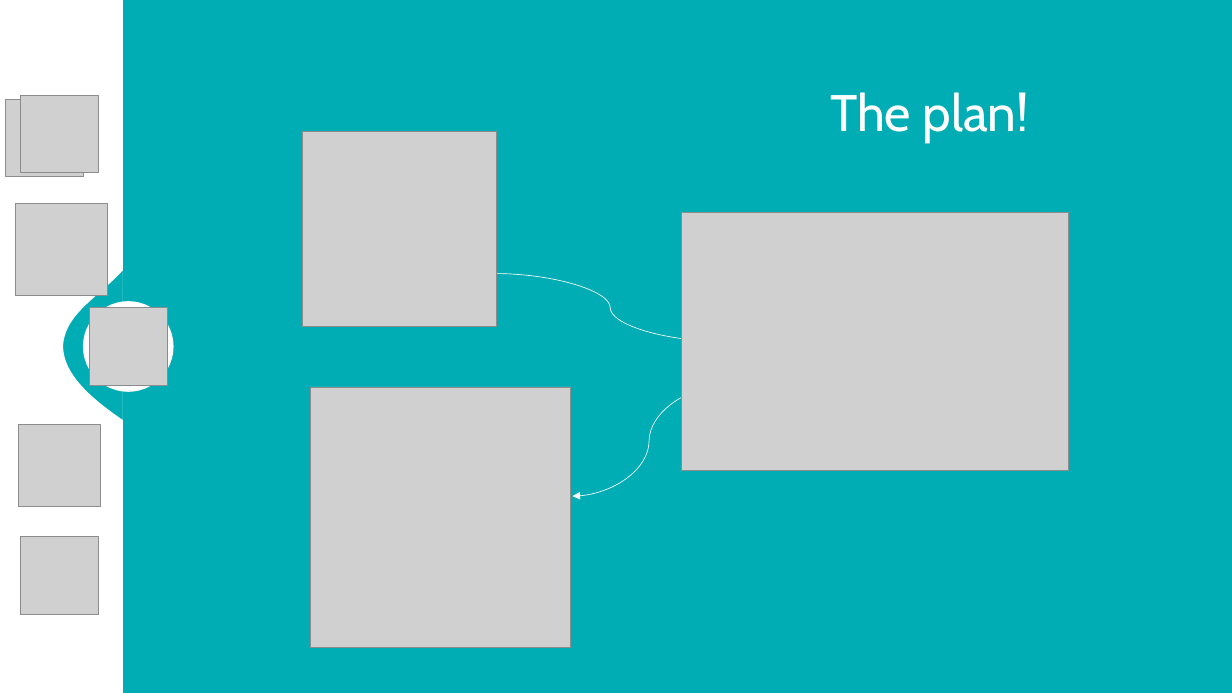
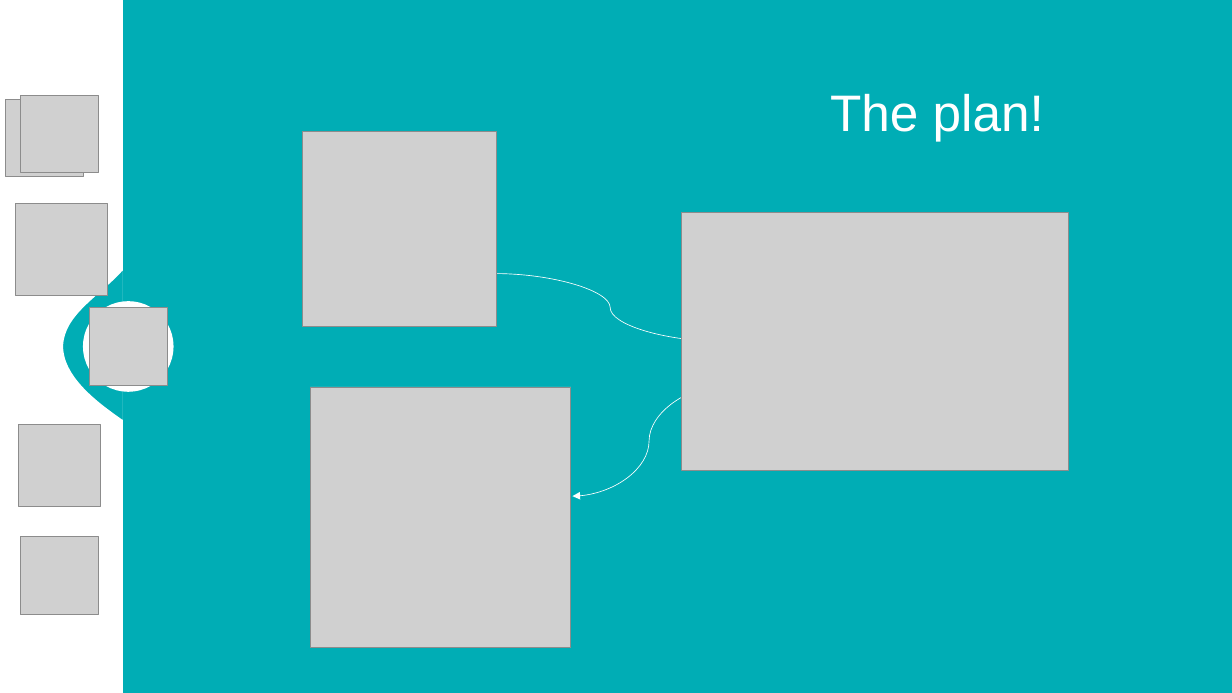
Before and after one commit to TYAtanasov21/Chemistry_Clash, a slide deck: slide 3 of documents/Presentation - Chemistry clash.pptx. Drawn at 1232x693 pixels with LibreOffice and Linux fonts; fonts in the diff are those of the drawing; grey boxes stand for pictures; background and template pictures are left out. Boxes give left, top, right and bottom in pixels: in the first picture for what was removed or moved away, otherwise in the second. Text is boxed around its words. In the diff, an @@ line names an element or a change of style, - is before the commit and + after.

Commit message:
Change presentation font

```diff
--- a/documents/Presentation - Chemistry clash.pptx
+++ b/documents/Presentation - Chemistry clash.pptx
@@ text "The plan!" at (830,93,1044,141): font Cabin to Arial @@
```
Also in this commit, not shown: 3 other slides changed.
